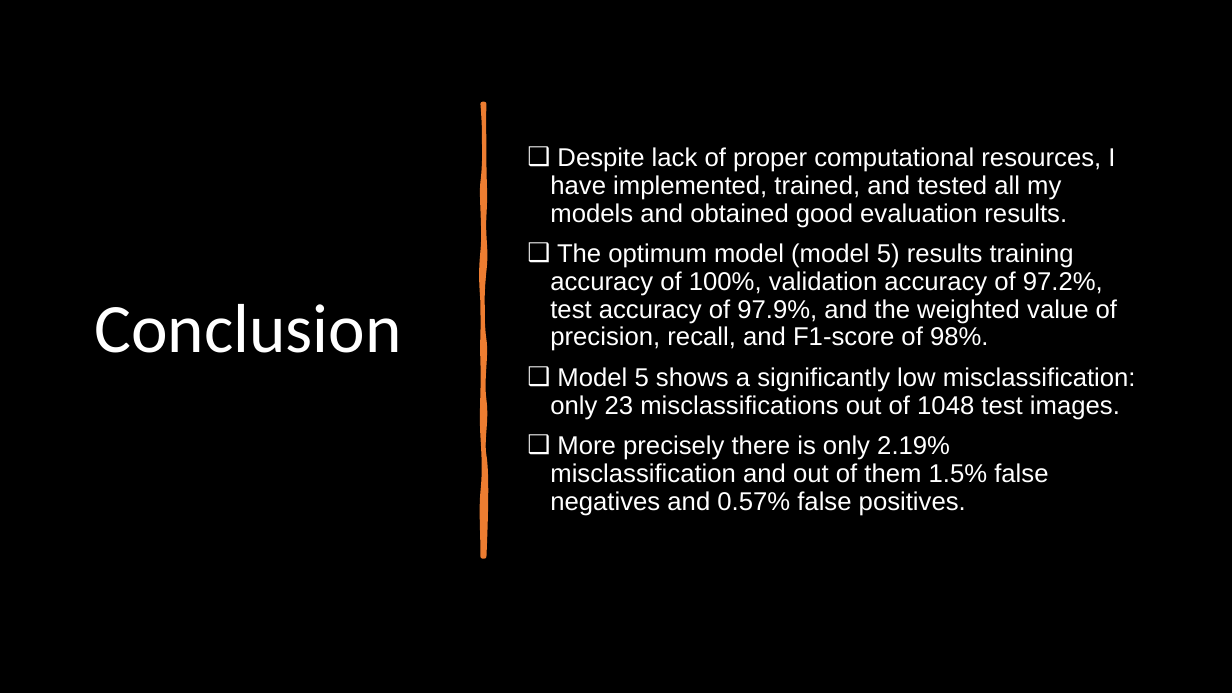
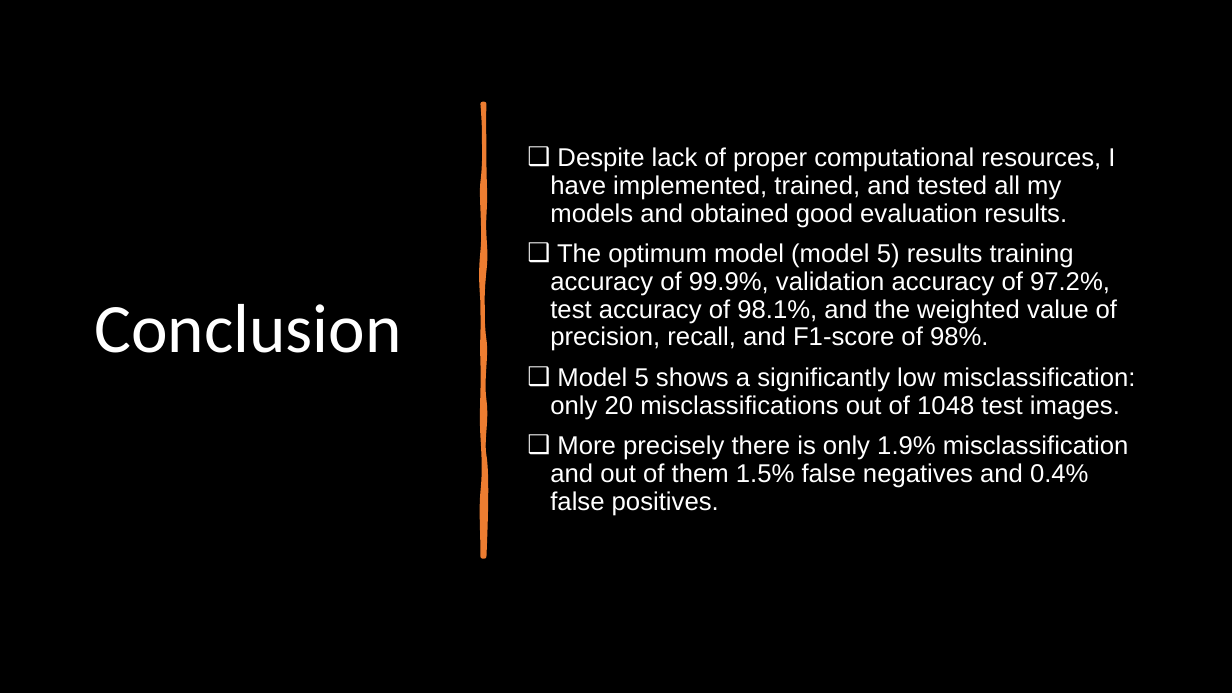
Before and after one commit to ahmedshahjahan/Data-Science-Capstone-Project-Brain-Tumor-Classification-Using-Deep-Learning, a slide deck: slide 25 of Capstone_Three_Final_Presentation (Shahjahan Ahmed).pptx. Drawn at 1232x693 pixels with LibreOffice and Linux fonts; fonts in the diff are those of the drawing. Boxes give left, top, right and bottom in pixels: in the first picture for what was removed or moved away, otherwise in the second. Text is boxed around its words. In the diff, an @@ line names an element or a change of style, - is before the commit and + after.

```diff
--- a/Capstone_Three_Final_Presentation (Shahjahan Ahmed).pptx
+++ b/Capstone_Three_Final_Presentation (Shahjahan Ahmed).pptx
@@ text at box(550, 243, 1136, 516): text changed @@
-❑ The optimum model (model 5) results training accuracy of 100%, validation accuracy of 97.2%, test accuracy of 97.9%, and the weighted value of precision, recall, and F1-score of 98%.
-❑ Model 5 shows a significantly low misclassification: only 23 misclassifications out of 1048 test images.
-❑ More precisely there is only 2.19% misclassification and out of them 1.5% false negatives and 0.57% false positives.
+❑ The optimum model (model 5) results training accuracy of 99.9%, validation accuracy of 97.2%, test accuracy of 98.1%, and the weighted value of precision, recall, and F1-score of 98%.
+❑ Model 5 shows a significantly low misclassification: only 20 misclassifications out of 1048 test images.
+❑ More precisely there is only 1.9% misclassification and out of them 1.5% false negatives and 0.4% false positives.
```
Also in this commit, not shown: 4 other slides changed, 4 other files.
